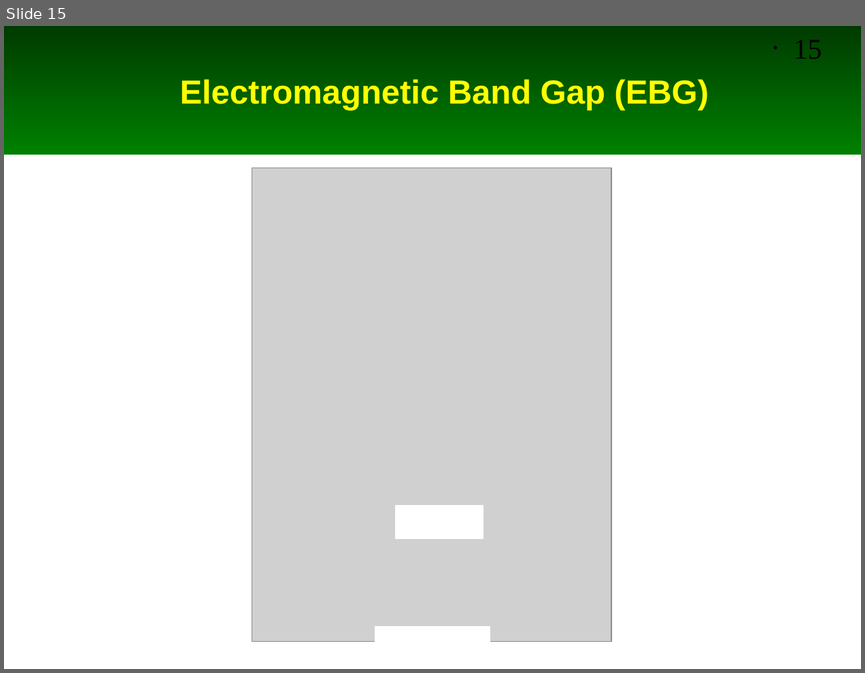
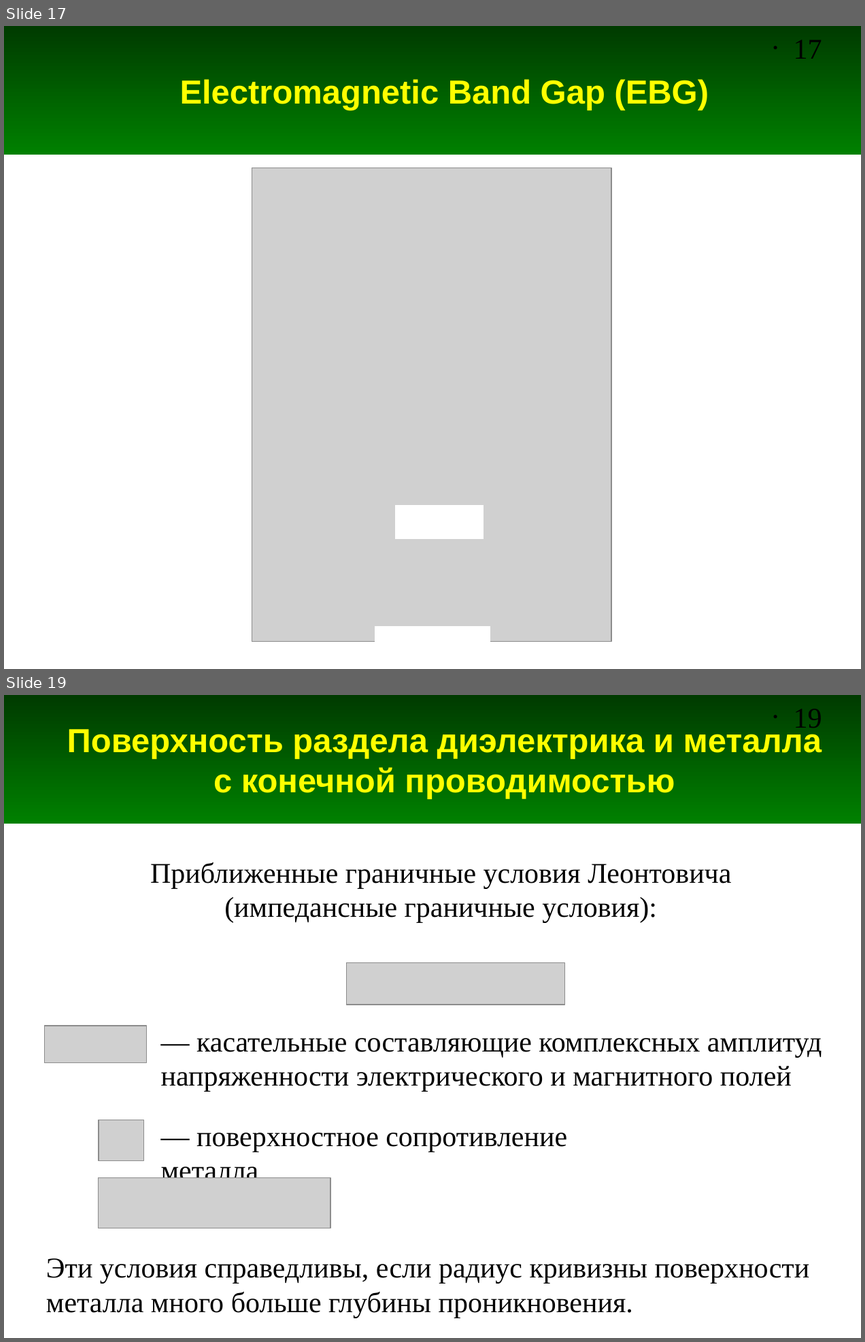
Before and after one commit to andris0147sv/modelling, a slide deck: presentations/1. Problem Statement.odp. Shown one above the other, each under a label of ours: slide 15 before the commit, slides 17 and 19 after it; the slides between them are not shown. The pictures are 865x673 and 865x1342 pixels, drawn with LibreOffice and Linux fonts; fonts in the diff are those of the drawing; grey boxes stand for pictures. Boxes give left, top, right and bottom in pixels: in the first picture for what was removed or moved away, otherwise in the second. Text is boxed around its words. In the diff, an @@ line names an element or a change of style, - is before the commit and + after.

Commit message:
Дрбавлены слайды про граничные условия

```diff
--- a/presentations/1. Problem Statement.odp
+++ b/presentations/1. Problem Statement.odp
@@ slide 19 added at box(4, 695, 861, 1338), background #FFFFFF; not listed: 2 template elements that a slide beside it also shows @@
@@ title added at box(67, 726, 821, 799), 28 pt, text #FFFF00, bold @@
+Поверхность раздела диэлектрика и металла с конечной проводимостью
@@ text added at box(150, 862, 731, 923), 24 pt, text #000000 @@
+Приближенные граничные условия Леонтовича
+(импедансные граничные условия):
@@ picture added at box(347, 962, 565, 1004) @@
@@ picture added at box(44, 1025, 146, 1063) @@
@@ text added at box(161, 1038, 822, 1091), 24 pt, text #000000 @@
+— касательные составляющие комплексных амплитуд
+напряженности электрического и магнитного полей
@@ picture added at box(99, 1120, 143, 1161) @@
@@ text added at box(161, 1132, 567, 1186), 24 pt, text #000000 @@
+— поверхностное сопротивление металла
@@ picture added at box(99, 1177, 330, 1228) @@
@@ text added at box(46, 1258, 810, 1318), 24 pt, text #000000 @@
+Эти условия справедливы, если радиус кривизны поверхности металла много больше глубины проникновения.
@@ what was slide 15 is now slide 17 @@
@@ page number at box(793, 40, 822, 59): text changed @@
-• 15
+• 17
```
Also in this commit, not shown: 5 slides changed, 3 other slides added, 1 slide removed.
